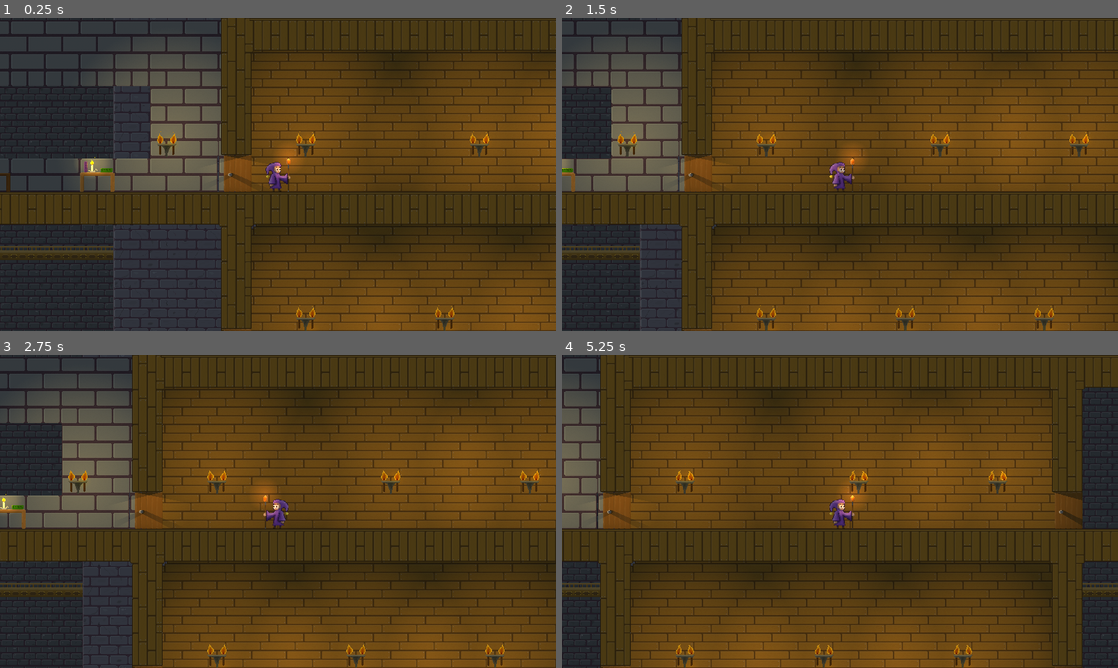
Above: before the commit, frames 1-4 (two rows, left to right).
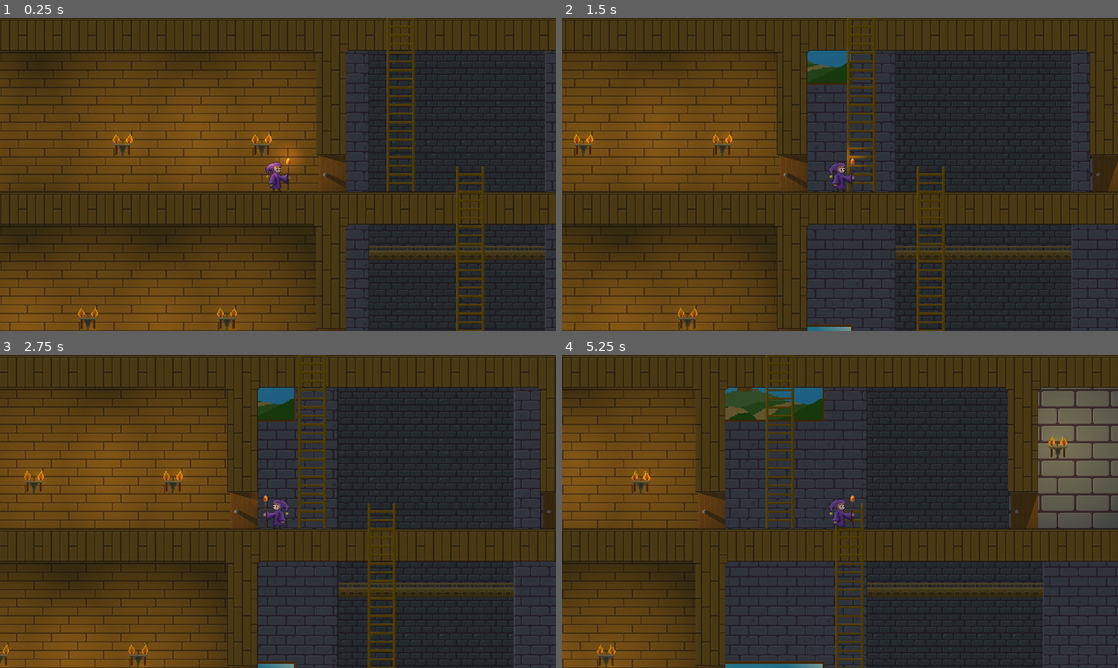
Above: after the commit, the same moments.

Repository: G-Milzink/LittleWizard
Game: Godot game, scene res://main.tscn
The game is run twice, just before and just after one commit, with the same random seed, the same clock (stepped at 60 frames per second) and the same inputs.
Inputs:
- Up to frame 1 (0.25 s): no input
- Up to frame 2 (1.5 s): tap Enter at 0.5 s; hold D (move_right) from 0.53 s (still down); tap W (jump) at 0.77 s
- Up to frame 3 (2.75 s): tap W (jump) at 1.52 s; release D (move_right) at 2.03 s; hold A (move_left) from 2.03 s (still down)
- Up to frame 4 (5.25 s): release A (move_left) at 2.78 s; hold D (move_right) 2.78-4.28 s; tap W (jump) at 3.02, 3.77, 4.52 s; hold A (move_left) 4.28-5.03 s; hold D (move_right) from 5.03 s (still down)

The runs differ from the first frame. In frame 1, 69% of the frame differs, in the area x 0-100%, y 0-100%; in frame 2, 67%; in frame 3, 67%; in frame 4, 64%.

Commit message:
setup can_climb state
added area to detect player, switch global bool, refactor movement code.

Diff:
--- a/autoload/globals.gd
+++ b/autoload/globals.gd
@@ -4,3 +4,5 @@
 @export var player_jump_velocity = -350
 
 var current_spell = ""
+
+var can_climb = false
--- a/autoload/signal_bus.gd
+++ b/autoload/signal_bus.gd
@@ -1,11 +1 @@
 extends Node
-
-
-# Called when the node enters the scene tree for the first time.
-func _ready():
-	pass # Replace with function body.
-
-
-# Called every frame. 'delta' is the elapsed time since the previous frame.
-func _process(delta):
-	pass
--- a/autoload/signal_bus.tscn
+++ b/autoload/signal_bus.tscn
@@ -1,3 +1,6 @@
-[gd_scene format=3 uid="uid://csy4foxijx0h8"]
+[gd_scene load_steps=2 format=3 uid="uid://csy4foxijx0h8"]
+
+[ext_resource type="Script" path="res://autoload/signal_bus.gd" id="1_5yko1"]
 
 [node name="signalBus" type="Node"]
+script = ExtResource("1_5yko1")
--- a/main.tscn
+++ b/main.tscn
@@ -8,4 +8,4 @@
 [node name="World" parent="." instance=ExtResource("1_kwfk0")]
 
 [node name="Player" parent="." instance=ExtResource("2_oel30")]
-position = Vector2(-723, -32)
+position = Vector2(-66, -32)
--- a/player.gd
+++ b/player.gd
@@ -7,14 +7,24 @@
 
 
 func _physics_process(delta):
-	# Add the gravity.
+	_addGravity(delta)
+	_handleJump(delta)
+	_handleMovement(delta)
+
+
+
+
+	move_and_slide()
+
+func _addGravity(delta):
 	if not is_on_floor():
 		velocity.y += gravity * delta
 
-	# Handle Jump.
+func _handleJump(delta):
 	if Input.is_action_just_pressed("jump") and is_on_floor():
 		velocity.y = _Globals.player_jump_velocity
 
+func _handleMovement(delta):
 	var direction = Input.get_axis("move_left", "move_right")
 	if direction:
 		velocity.x = direction * _Globals.player_move_speed
@@ -27,6 +37,3 @@
 	elif direction > 0:
 		sprite_player_body.set_flip_h(false)
 		staff_light.position.x = 20
-
-
-	move_and_slide()
--- a/player.tscn
+++ b/player.tscn
@@ -20,6 +20,7 @@
 [node name="Player" type="CharacterBody2D"]
 texture_filter = 1
 position = Vector2(512, 288)
+collision_layer = 3
 script = ExtResource("1_j62bo")
 
 [node name="CollisionPolygon2D" type="CollisionPolygon2D" parent="."]
--- a/project.godot
+++ b/project.godot
@@ -54,6 +54,11 @@
 ]
 }
 
+[layer_names]
+
+2d_physics/layer_1="world"
+2d_physics/layer_2="trigger"
+
 [rendering]
 
 textures/canvas_textures/default_texture_filter=0
--- a/scenes/maps/wiz_school.tscn
+++ b/scenes/maps/wiz_school.tscn
@@ -6,6 +6,7 @@
 [ext_resource type="Texture2D" uid="uid://twxhqhrqm441" path="res://0_PNG/paralax/WizardingSchool/Wiz_School_MG.png" id="3_kltpf"]
 [ext_resource type="PackedScene" uid="uid://div1mvca40imv" path="res://player_camera.tscn" id="4_c2y1e"]
 [ext_resource type="Texture2D" uid="uid://cjwbib5u7v05y" path="res://0_PNG/paralax/WizardingSchool/Wiz_School_WalkWay.png" id="4_gtj3k"]
+[ext_resource type="PackedScene" uid="uid://ct4e7prkjsq5v" path="res://triggers/ladder_trigger.tscn" id="7_ig5l7"]
 
 [sub_resource type="Gradient" id="Gradient_ywcu8"]
 offsets = PackedFloat32Array(0, 0.0746753, 0.558442, 0.902597)
@@ -338,3 +339,9 @@
 
 [node name="CanvasModulate" type="CanvasModulate" parent="."]
 color = Color(0.807843, 0.807843, 0.807843, 1)
+
+[node name="Triggers" type="Node2D" parent="."]
+
+[node name="LadderTrigger" parent="Triggers" instance=ExtResource("7_ig5l7")]
+position = Vector2(160, 0)
+y_scale = 5.5
--- /dev/null
+++ b/scripts/ladder_trigger.gd
@@ -0,0 +1,14 @@
+extends Node2D
+
+@export var y_scale = 1.0
+
+func _ready():
+	scale.y = y_scale
+
+func _on_area_2d_body_entered(body):
+	_Globals.can_climb = true
+	print("can climb")
+
+func _on_area_2d_body_exited(body):
+	_Globals.can_climb = false
+	print("can not climb")
--- /dev/null
+++ b/triggers/ladder_trigger.tscn
@@ -0,0 +1,20 @@
+[gd_scene load_steps=3 format=3 uid="uid://ct4e7prkjsq5v"]
+
+[ext_resource type="Script" path="res://scripts/ladder_trigger.gd" id="1_346ox"]
+
+[sub_resource type="RectangleShape2D" id="RectangleShape2D_s4447"]
+size = Vector2(24, 64)
+
+[node name="LadderTrigger" type="Node2D"]
+script = ExtResource("1_346ox")
+
+[node name="Area2D" type="Area2D" parent="."]
+collision_layer = 0
+collision_mask = 2
+
+[node name="CollisionShape2D" type="CollisionShape2D" parent="Area2D"]
+position = Vector2(0, -32)
+shape = SubResource("RectangleShape2D_s4447")
+
+[connection signal="body_entered" from="Area2D" to="." method="_on_area_2d_body_entered"]
+[connection signal="body_exited" from="Area2D" to="." method="_on_area_2d_body_exited"]
Not shown: 1 places in scenes/maps/wiz_school.tscn that only renumber resources
Not shown, added: triggers/lad5E60.tmp
Not shown, added: triggers/ladE219.tmp
